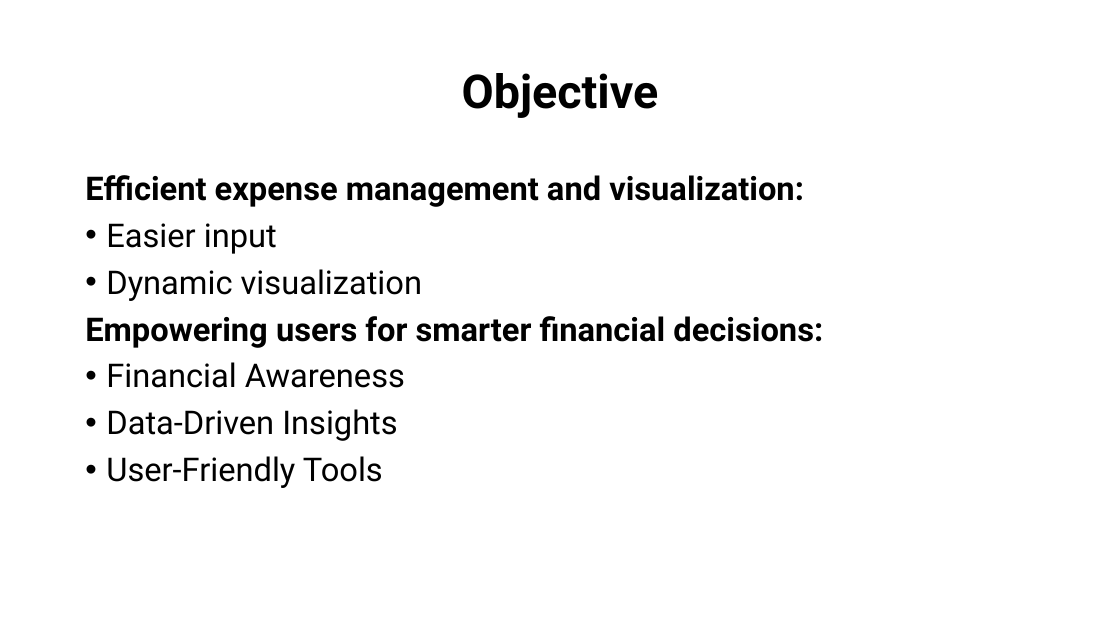
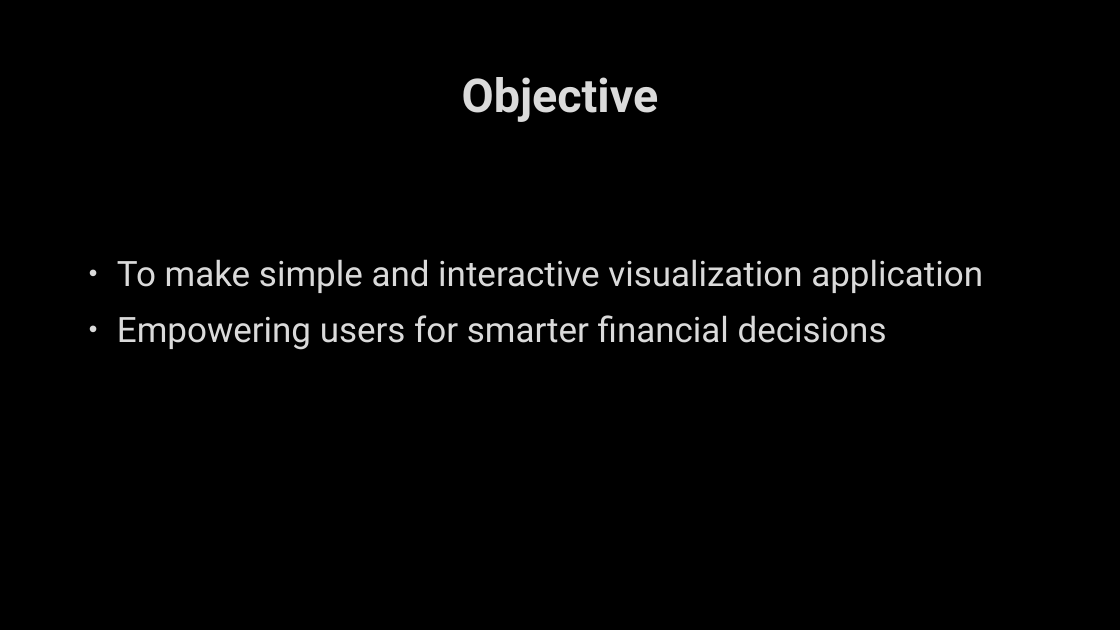
Before and after one commit to Vijaiey88/Scifor_Technologies_Work, a slide deck: slide 3 of Project1/Expense_tracker/Project1.pptx. Drawn at 1120x630 pixels with LibreOffice and Linux fonts; fonts in the diff are those of the drawing; background and template pictures are left out. Boxes give left, top, right and bottom in pixels: in the first picture for what was removed or moved away, otherwise in the second. Text is boxed around its words. In the diff, an @@ line names an element or a change of style, - is before the commit and + after.

```diff
--- a/Project1/Expense_tracker/Project1.pptx
+++ b/Project1/Expense_tracker/Project1.pptx
@@ background #FFFFFF to picture (left out) @@
@@ title "Objective" at (x1=462, y1=77, x2=659, y2=122): text colour #000000 to #DADADA, letter outline none to #404040 0.75 pt; line spacing 0.9 to 1 @@
@@ text at (x1=117, y1=259, x2=983, y2=350): text changed; size 28 to 30 pt; text colour #000000 to #DADADA; bold off @@
-Efficient expense management and visualization:
-• Easier input
-• Dynamic visualization
-Empowering users for smarter financial decisions:
-• Financial Awareness
-• Data-Driven Insights
-• User-Friendly Tools
+• To make simple and interactive visualization application
+• Empowering users for smarter financial decisions
```
Also in this commit, not shown: 9 other slides changed, 1 slide added.
